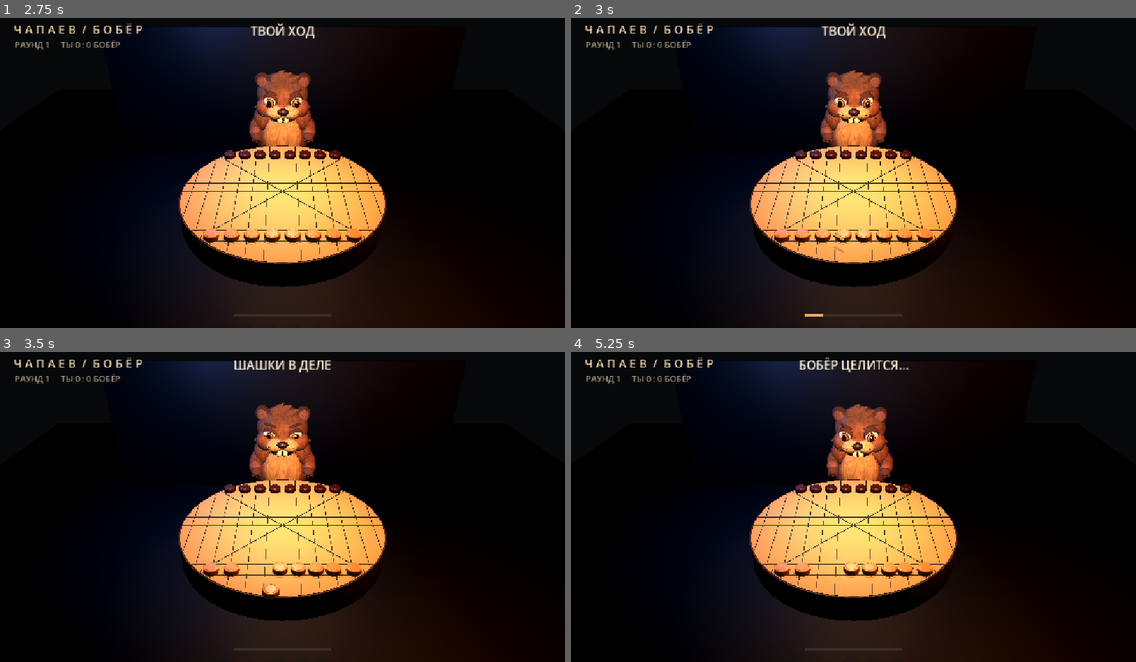
Above: before the commit, frames 1-4 (two rows, left to right).
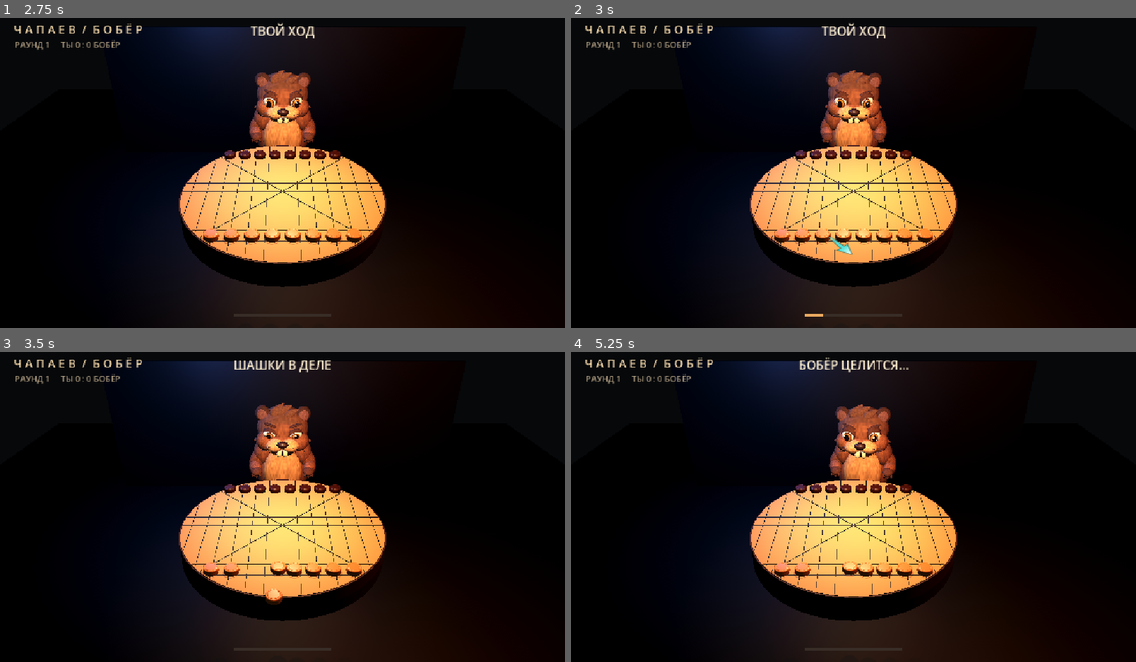
Above: after the commit, the same moments.

Repository: perrarancino/beaver-chapaev
Game: Godot game, scene res://main.tscn
Same seed, same stepped clock (60 frames per second), same inputs: the game is played once before the commit and once after it.
Inputs (mouse positions are in pixels of both pictures, inside the frame that each line leads up to):
- Up to frame 1 (2.75 s): tap Enter at 0.5 s; move the mouse to (406, 154) at 0.52 s; click (406, 154) at 0.67 s; drag from (169, 185) to (254, 231) at 1.27 s; move the mouse to (339, 98) at 2.02 s; click (339, 98) at 2.17 s
- Up to frame 2 (3 s): drag from (825, 231) to (684, 120) at 2.77 s
- Up to frame 3 (3.5 s): no input
- Up to frame 4 (5.25 s): move the mouse to (1023, 550) at 3.52 s; click (1023, 550) at 3.67 s; tap Escape at 4.15 s; drag from (684, 454) to (768, 423) at 4.27 s; move the mouse to (881, 503) at 5.02 s; click (881, 503) at 5.17 s

Frame 1 is identical in both runs. In frame 2, 0.1% of the frame differs, in the area x 45-50%, y 69-77%; in frame 3, 0.4%; in frame 4, 1.7%, in the area x 45-62%, y 16-74%.

Commit message:
Align the aiming arrow with the projected shot

Diff:
--- /dev/null
+++ b/aim_arrow.gdshader
@@ -0,0 +1,34 @@
+shader_type spatial;
+render_mode unshaded, cull_disabled, depth_draw_never, shadows_disabled, fog_disabled;
+
+uniform float arrow_length = 1.0;
+uniform vec4 edge_color : source_color = vec4(0.035, 0.18, 0.20, 1.0);
+uniform vec4 shaft_color : source_color = vec4(0.27, 0.78, 0.73, 1.0);
+uniform vec4 tip_color : source_color = vec4(0.76, 1.0, 0.94, 1.0);
+
+varying vec2 local_point;
+
+void vertex() {
+	local_point = VERTEX.xz;
+}
+
+void fragment() {
+	vec2 point = vec2(local_point.x, (local_point.y + 0.5) * arrow_length);
+	float tip = arrow_length - 0.026;
+	float head_length = 0.25;
+	float head_base = tip - head_length;
+	float head_width = 0.116;
+	float shaft_width = mix(0.019, 0.035, smoothstep(0.0, head_base, point.y));
+	float shaft = max(abs(point.x) - shaft_width, max(0.026 - point.y, point.y - head_base - 0.024));
+	float head_side = (abs(point.x) * head_length - (tip - point.y) * head_width)
+		/ length(vec2(head_length, head_width));
+	float shape = min(shaft, max(head_base - point.y, head_side));
+
+	float aa = max(fwidth(shape) * 0.65, 0.001);
+	float fill = 1.0 - smoothstep(-aa, aa, shape);
+	float outline = 1.0 - smoothstep(0.010 - aa, 0.010 + aa, shape);
+	float fade = mix(0.48, 1.0, smoothstep(0.024, min(head_base, 0.30), point.y));
+	vec3 color = mix(shaft_color.rgb, tip_color.rgb, smoothstep(head_base, tip, point.y));
+	ALBEDO = mix(edge_color.rgb, color, fill);
+	ALPHA = outline * fade;
+}
--- a/game.gd
+++ b/game.gd
@@ -6,6 +6,9 @@
 const BOARD_RADIUS := 2.35
 const FLOOR_Y := -2.1
 const SHOT_IMPULSE := 3.0
+const DRAG_DEAD_ZONE := 12.0
+const MAX_PULL_STRENGTH := 2.8
+const AIM_LIFT := 0.09
 var pieces: Array[Checker] = []
 var selected: Checker
 var aiming := false
@@ -23,19 +26,20 @@
 var hint: Label
 var power_back: ColorRect
 var power_fill: ColorRect
-var aim_line: MeshInstance3D
 var rng := RandomNumberGenerator.new()
 var orbiting := false
 var board_angle := 0.0
 var rotation_proxies: Dictionary[Checker, Node3D] = {}
 @onready var beaver = $Beaver
+@onready var aim_arrow: MeshInstance3D = $AimArrow
+@onready var aim_material := aim_arrow.material_override as ShaderMaterial
 
 func _ready() -> void:
  rng.randomize()
  camera = $Camera3D
- aim_line = $AimLine
  $PreviewPieces.queue_free()
  _build_ui()
+ get_window().focus_exited.connect(_cancel_aim)
  _new_round()
 
 func _material(color: Color, roughness := 0.8, metallic := 0.0) -> StandardMaterial3D:
@@ -47,6 +51,7 @@
 
 func _label(parent: Control, text_value: String, size: int, color: Color) -> Label:
  var l := Label.new()
+ l.mouse_filter = Control.MOUSE_FILTER_IGNORE
  l.text = text_value
  l.add_theme_font_size_override("font_size", size)
  l.add_theme_color_override("font_color", color)
@@ -77,12 +82,14 @@
  hint.size = Vector2(560, 30)
  hint.horizontal_alignment = HORIZONTAL_ALIGNMENT_CENTER
  power_back = ColorRect.new()
+ power_back.mouse_filter = Control.MOUSE_FILTER_IGNORE
  power_back.color = Color("382d27")
  power_back.set_anchors_and_offsets_preset(Control.PRESET_CENTER_BOTTOM)
  power_back.position = Vector2(-100, -28)
  power_back.size = Vector2(200, 6)
  root.add_child(power_back)
  power_fill = ColorRect.new()
+ power_fill.mouse_filter = Control.MOUSE_FILTER_IGNORE
  power_fill.color = Color("e9a95f")
  power_fill.size = Vector2.ZERO
  power_back.add_child(power_fill)
@@ -91,9 +98,7 @@
  for p in pieces:
   if is_instance_valid(p): p.queue_free()
  pieces.clear()
- selected = null
- aiming = false
- aim_line.visible = false
+ _cancel_aim()
  for side in range(2):
   for i in range(COUNT):
    var start := Vector3(-1.4 + i * 0.4, Checker.REST_Y, 1.65 if side == 0 else -1.65)
@@ -121,6 +126,7 @@
 
 func _input(event: InputEvent) -> void:
  if event is InputEventKey and event.keycode == KEY_ESCAPE and event.pressed and not event.echo:
+  _cancel_aim()
   if DisplayServer.window_get_mode() == DisplayServer.WINDOW_MODE_WINDOWED:
    DisplayServer.window_set_mode(DisplayServer.WINDOW_MODE_FULLSCREEN)
   else:
@@ -150,23 +156,33 @@
    elif _is_table_drag(ray_start, camera.project_ray_normal(event.position)):
     _begin_board_rotation()
   elif aiming:
-   var drag: Vector2 = event.position - drag_start
-   aiming = false
-   aim_line.visible = false
-   power_fill.size = Vector2.ZERO
-   if drag.length() > 12 and is_instance_valid(selected):
-    var direction := _drag_direction(drag)
-    _shoot(selected, direction, clampf(_pull_strength(drag), 0.4, 2.8))
-   selected = null
- if event is InputEventMouseMotion and aiming and is_instance_valid(selected):
-  var drag: Vector2 = event.position - drag_start
-  var direction := _drag_direction(drag)
-  var strength := _pull_strength(drag)
-  aim_line.visible = strength > 0.12
-  aim_line.position = selected.position + direction * (0.3 + strength * 0.22) + Vector3(0, 0.15, 0)
-  aim_line.rotation.y = atan2(direction.x, direction.z)
-  aim_line.scale.z = strength * 0.44
-  power_fill.size = Vector2(200 * strength / 2.8, 6)
+   var piece := selected
+   var shot := _aim_vector(event.position)
+   _cancel_aim()
+   if not shot.is_zero_approx():
+    _shoot(piece, shot.normalized(), shot.length())
+ if event is InputEventMouseMotion and aiming:
+  _draw_aim(_aim_vector(event.position))
+
+func _cancel_aim() -> void:
+ selected = null
+ aiming = false
+ aim_arrow.hide()
+ power_fill.size = Vector2.ZERO
+
+func _draw_aim(shot: Vector3) -> void:
+ aim_arrow.visible = not shot.is_zero_approx()
+ if not aim_arrow.visible:
+  power_fill.size = Vector2.ZERO
+  return
+ var direction := shot.normalized()
+ var power := shot.length() / MAX_PULL_STRENGTH
+ var length := lerpf(0.46, 1.72, power)
+ aim_arrow.position = selected.position + Vector3.UP * AIM_LIFT +  + direction * (Checker.RADIUS + 0.025 + length * 0.5)
+ aim_arrow.rotation.y = atan2(direction.x, direction.z)
+ aim_arrow.scale.z = length
+ aim_material.set_shader_parameter("arrow_length", length)
+ power_fill.size = Vector2(200 * power, 6)
 
 func _begin_board_rotation() -> void:
  orbiting = true
@@ -211,14 +227,21 @@
   available = minf(available, (viewport_size.y - drag_start.y) / direction.y)
  elif direction.y < -0.0001:
   available = minf(available, -drag_start.y / direction.y)
- return clampf(drag.length() / maxf(available, 1.0) * 2.8, 0.0, 2.8)
-
-func _drag_direction(drag: Vector2) -> Vector3:
- var right := camera.global_transform.basis.x
- var back := camera.global_transform.basis.z
- right.y = 0
- back.y = 0
- return (-right.normalized() * drag.x - back.normalized() * drag.y).normalized()
+ return clampf(drag.length() / maxf(available, 1.0) * MAX_PULL_STRENGTH, 0.4, MAX_PULL_STRENGTH)
+
+func _aim_vector(cursor: Vector2) -> Vector3:
+ var drag := cursor - drag_start
+ if not is_instance_valid(selected) or drag.length_squared() <= DRAG_DEAD_ZONE * DRAG_DEAD_ZONE:
+  return Vector3.ZERO
+ var origin := selected.global_position + Vector3.UP * AIM_LIFT
+ # Use a nearby point on the screen ray so long pulls never shoot above the plane's horizon.
+ var sample := camera.unproject_position(origin) - drag.normalized() * 12.0
+ var plane := Plane(Vector3.UP, origin.y)
+ var hit: Variant = plane.intersects_ray(
+  camera.project_ray_origin(sample), camera.project_ray_normal(sample))
+ if hit == null:
+  return Vector3.ZERO
+ return origin.direction_to(hit) * _pull_strength(drag)
 
 func _shoot(piece: Checker, direction: Vector3, strength: float) -> void:
  phase = "moving"
--- a/main.tscn
+++ b/main.tscn
@@ -1,10 +1,11 @@
-[gd_scene load_steps=19 format=3]
+[gd_scene load_steps=21 format=3]
 
 [ext_resource type="Script" path="res://game.gd" id="game"]
 [ext_resource type="PackedScene" path="res://piece_light.tscn" id="light_piece"]
 [ext_resource type="PackedScene" path="res://piece_dark.tscn" id="dark_piece"]
 [ext_resource type="Script" path="res://beaver.gd" id="beaver"]
 [ext_resource type="Shader" path="res://room_surface.gdshader" id="room_surface"]
+[ext_resource type="Shader" path="res://aim_arrow.gdshader" id="aim_arrow"]
 
 [sub_resource type="StandardMaterial3D" id="wood"]
 albedo_color = Color(0.20, 0.095, 0.045, 1)
@@ -34,9 +35,12 @@
 albedo_color = Color(0.025, 0.018, 0.016, 1)
 roughness = 0.7
 
-[sub_resource type="StandardMaterial3D" id="gold"]
-albedo_color = Color(0.75, 0.43, 0.15, 1)
-roughness = 0.7
+[sub_resource type="ShaderMaterial" id="arrow_material"]
+resource_local_to_scene = true
+shader = ExtResource("aim_arrow")
+
+[sub_resource type="PlaneMesh" id="arrow_plane"]
+size = Vector2(0.36, 1.0)
 
 [sub_resource type="Environment" id="env"]
 background_mode = 1
@@ -348,11 +352,11 @@
 position = Vector3(0, 0, -3.34)
 script = ExtResource("beaver")
 
-[node name="AimLine" type="MeshInstance3D" parent="."]
-position = Vector3(0, 0, 0)
-scale = Vector3(0.045, 0.035, 1)
-mesh = SubResource("cube")
-material_override = SubResource("gold")
+[node name="AimArrow" type="MeshInstance3D" parent="."]
+visible = false
+cast_shadow = 0
+material_override = SubResource("arrow_material")
+mesh = SubResource("arrow_plane")
 
 [node name="PreviewPieces" type="Node3D" parent="."]
 
Not shown, added: aim_arrow.gdshader.uid
